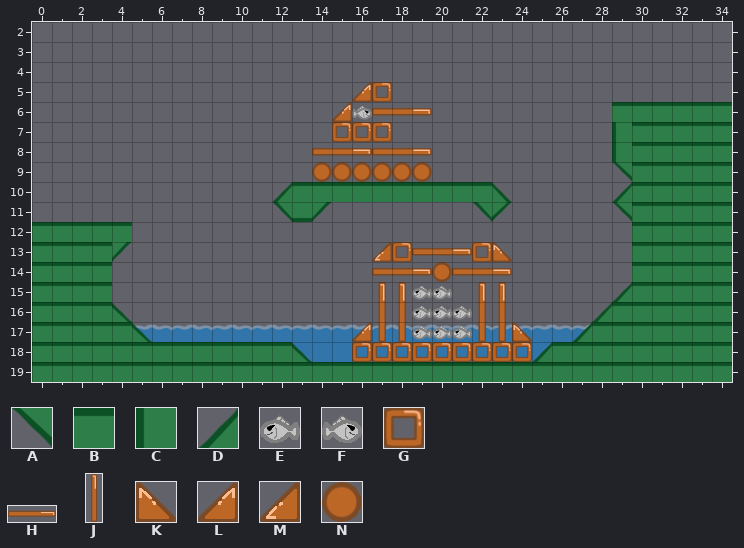
Two versions of a level (Tiled map, tiles/level-3.tmx). Above is the file before it was changed.
Cells are 40x40 px. Shown: x 0..34, y 2..19.
Key: from "nice tiles": A 0 flipped on the diagonal "diagonal tile", B 1 "ground tile", C 1 turned 270 "ground tile", D 5 "backward. diagonal tile", E 6 "fish", F 6 flipped left-right "fish", G 8 "wood-frame", H 9 "wood-long", J 9 flipped on the other diagonal "wood-long", K 10 "wood-triangle", L 10 flipped left-right "wood-triangle", M 10 turned 270 "wood-triangle", N 11 "wood-circle".
_ is an empty cell, # one hidden under a higher layer.
Layers that did not change in this view are not listed.
Layer "ground" before, first column x 24:
 2 ___________
 3 ___________
 4 ___________
 5 ___________
 6 _______BBBB
 7 _______BBBB
 8 _____#BBBBB
 9 _____ABBBBB
10 _____DBBBBB
11 _____ABBBBB
12 ______BBBBB
13 ______BBBBB
14 ______BBBBB
15 _____DBBBBB
Layer "bits" before, first column x 9:
 2 __________________________
 3 __________________________
 4 __________________________
 5 _______LG_________________
 6 ______LFH___________BB____
 7 ______GGG___________CB____
 8 _____H__H___________C_____
 9 _____NNNNNN_______________
10 __________________________
11 __________________________
12 __________________________
13 ________MGH__GK___________
14 ________H___H_____________
15 __________________________
16 __________________________
17 _______LJJ___JJK__________
18 _______GGGGGGGGG__________
Layer "fish" before, first column x 12:
 2 _________________
 3 _________________
 4 _________________
 5 _________________
 6 _________________
 7 _________________
 8 _________________
 9 _________________
10 _________________
11 _________________
12 _________________
13 _________________
14 ________N________
15 _______EE________
16 _______EEE_______
17 _______EEE_______
18 _________________
19 _________________
The same view after the edit:
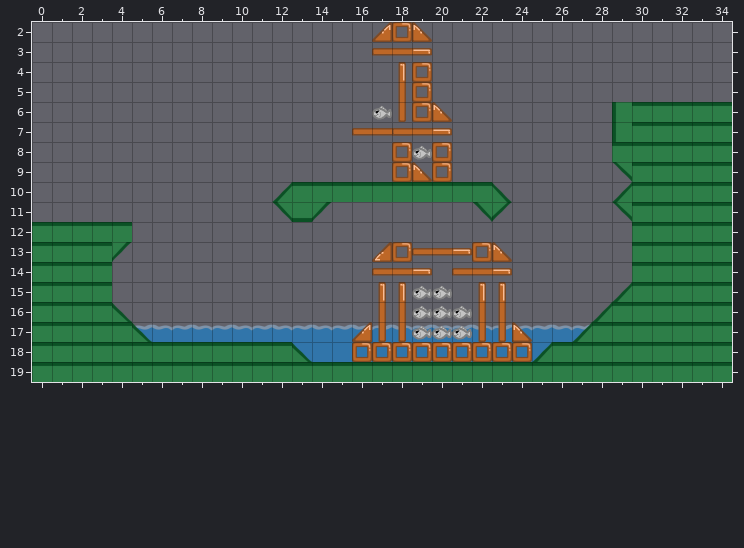
Change:
Layer "ground":
The edit adds tile C in row 6 at x 29.
Layer "bits":
Tile N gives way to tile G in row 9 at x 18.
The edit adds tile G in row 2 at x 18; in rows 4 to 6 at x 19; in row 8 at x 18 and 20; in row 9 at x 20.
Tile G gives way to tile H in row 7 at x 16.
The edit adds tile H in row 3 at x 17; in row 7 at x 18.
The edit adds tile J in row 6 at x 18.
Tile N gives way to tile K in row 9 at x 19.
The edit adds tile K in row 2 at x 19; in row 6 at x 20.
The edit adds tile L in row 2 at x 17.
The author cleared tile B in row 6 at x 29.
The author cleared tile C in row 8 at x 29.
The author cleared tile F in row 6 at x 16.
The author cleared tile G in row 5 at x 17; in row 7 at x 15 and 17.
The author cleared tile H in row 6 at x 17; in row 8 at x 14 and 17.
The author cleared tile L in row 5 at x 16; in row 6 at x 15.
The author cleared tile N in row 9 at x 14 to 17.
Layer "fish":
The edit adds tile E in row 6 at x 17; in row 8 at x 19.
The author cleared tile N in row 14 at x 20.
Boxes around the changes in both pictures, in picture pixels (x1, y1, x2, y2):
changed: (312, 22, 452, 182)
changed: (612, 102, 632, 122)
removed: (612, 142, 632, 162)
removed: (432, 262, 452, 282)
